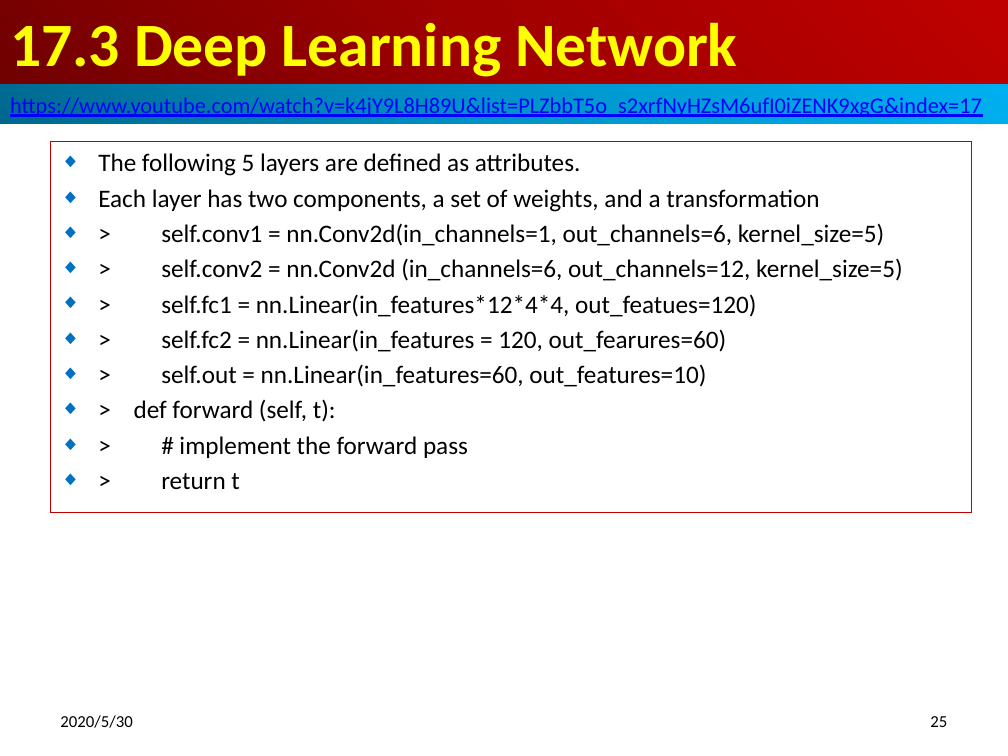
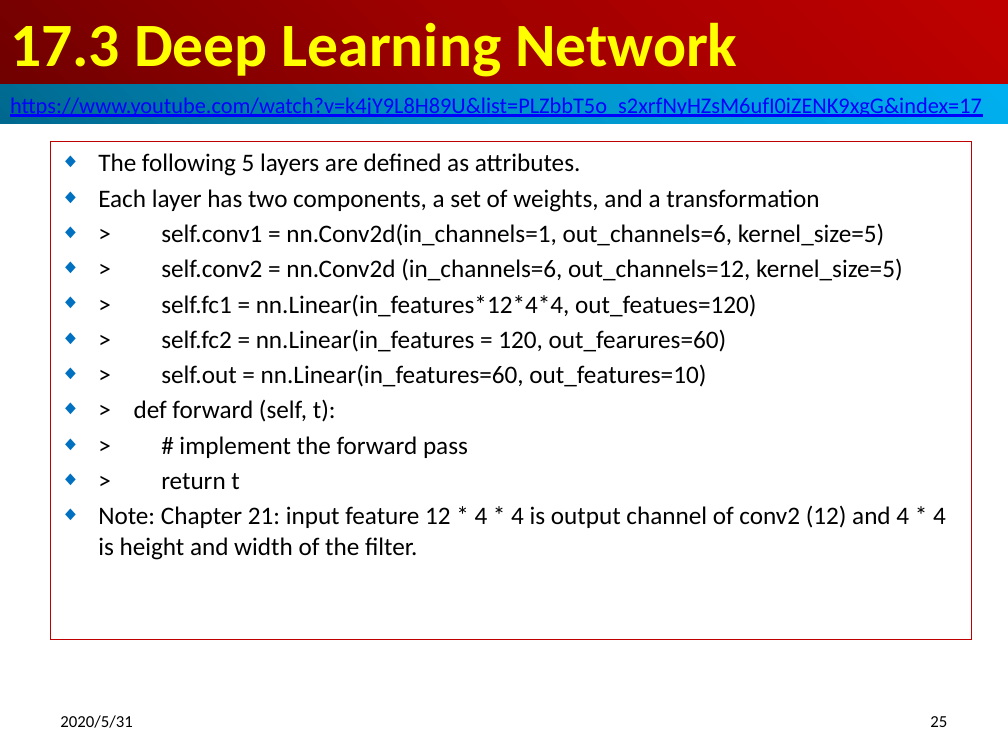
Before and after one commit to peterhchen/900_PyTorch, a slide deck: slide 25 of 17_BuildCNN.pptx. Drawn at 1008x756 pixels with LibreOffice and Linux fonts; fonts in the diff are those of the drawing. Boxes give left, top, right and bottom in pixels: in the first picture for what was removed or moved away, otherwise in the second. Text is boxed around its words. In the diff, an @@ line names an element or a change of style, - is before the commit and + after.

```diff
--- a/17_BuildCNN.pptx
+++ b/17_BuildCNN.pptx
@@ subtitle "The following 5 layers are ...": place and size @@
-subtitle "The following 5 layers are ..." at [50,142,971,513]
+subtitle "The following 5 layers are ..." at [50,142,971,640]
@@ subtitle at [98,506,946,560]: paragraph added @@
+◆ Note: Chapter 21: input feature 12 * 4 * 4 is output channel of conv2 (12) and 4 * 4 is height and width of the filter.
@@ text at [60,715,132,728]: text changed @@
-2020/5/30
+2020/5/31
```
Also in this commit, not shown: 33 other slides changed.
